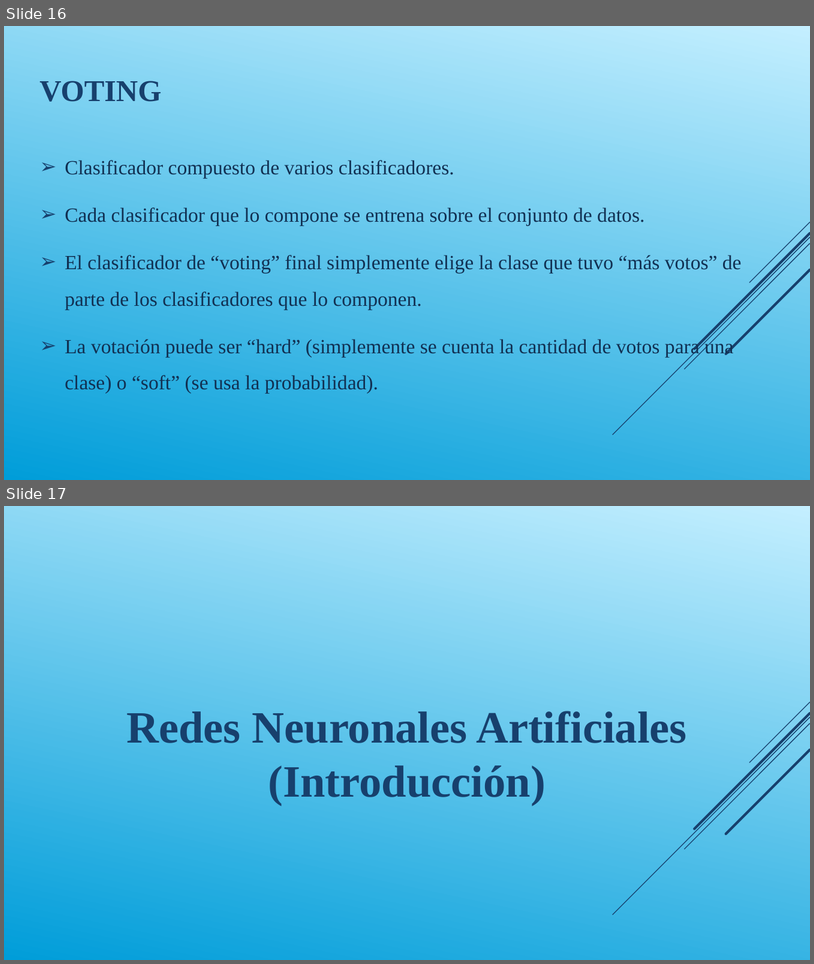
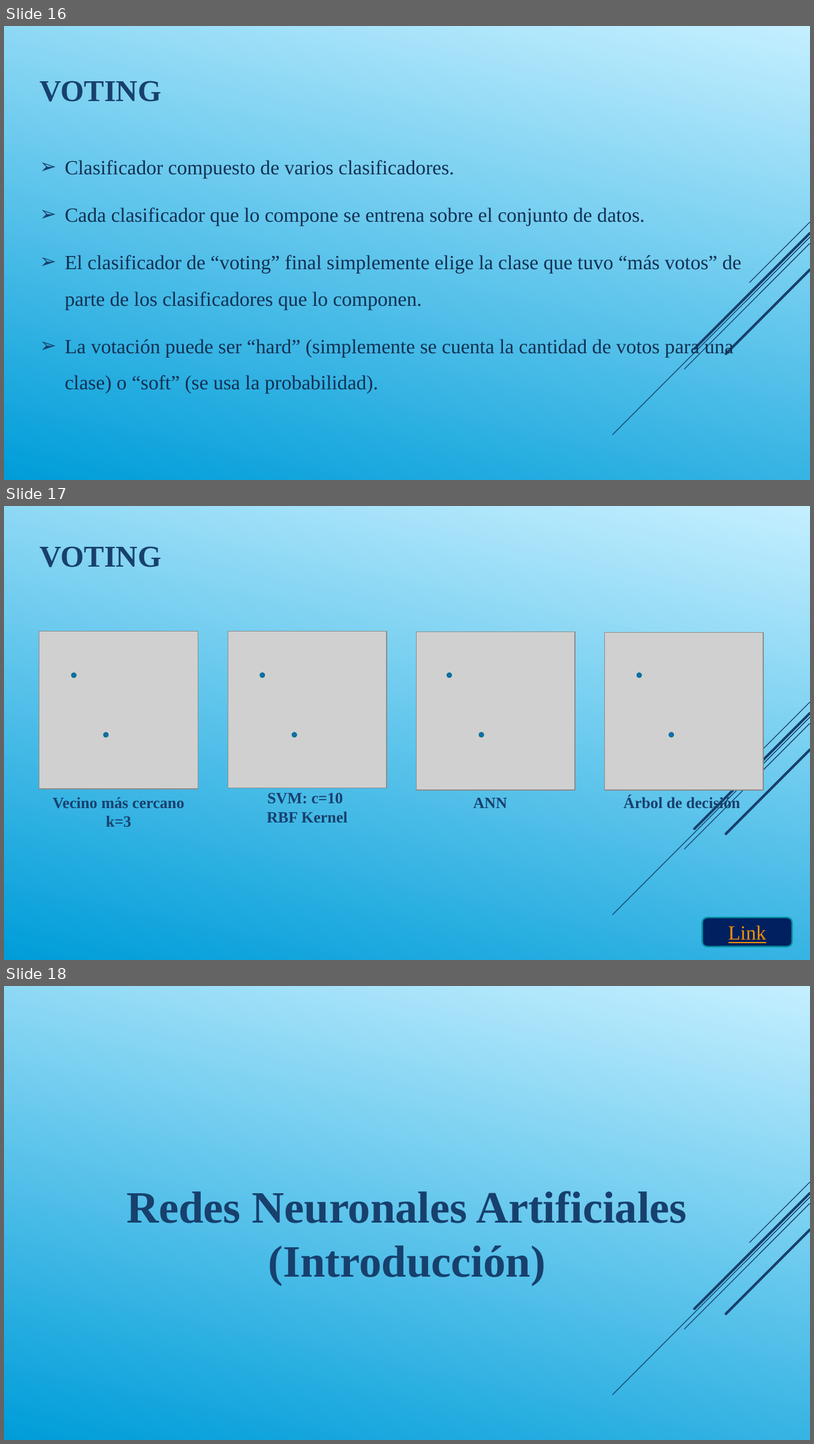
Before and after one commit to DiploDatos/AprendizajeSupervisado, a slide deck: Teórico/Aprendizaje Supervisado - Clase III.ppsx. Shown one above the other, each under a label of ours: slides 16 and 17 before the commit, slides 16, 17 and 18 after it. The pictures are 814x964 and 814x1444 pixels, drawn with LibreOffice and Linux fonts; fonts in the diff are those of the drawing; grey boxes stand for pictures. Boxes give left, top, right and bottom in pixels: in the first picture for what was removed or moved away, otherwise in the second. Text is boxed around its words. In the diff, an @@ line names an element or a change of style, - is before the commit and + after.

```diff
--- a/Teórico/Aprendizaje Supervisado - Clase III.ppsx
+++ b/Teórico/Aprendizaje Supervisado - Clase III.ppsx
@@ slide 17 added at (4,506,810,960), background gradient #C4EFFF to #009DD9; not listed: 5 template elements that a slide beside it also shows @@
@@ title added at (39,546,161,567), 27 pt, text #17406D, bold @@
+VOTING
@@ picture added at (39,631,198,789) @@
@@ picture added at (228,631,387,787) @@
@@ picture added at (417,632,576,790) @@
@@ picture added at (605,633,764,790) @@
@@ group added at (72,673,642,677): 4 ellipses @@
@@ group added at (104,733,674,736): 4 ellipses @@
@@ text added at (267,792,348,822), 14 pt, text #17406D, bold @@
+SVM: c=10
+RBF Kernel
@@ text added at (53,797,185,826), 14 pt, text #17406D, bold @@
+Vecino más cercano
+k=3
@@ text added at (473,798,507,808), 14 pt, text #17406D, bold @@
+ANN
@@ text added at (624,795,741,811), 14 pt, text #17406D, bold @@
+Árbol de decisión
@@ rounded rectangle added at (702,917,792,946), fill #002060, outline #0094A1 1.25 pt, 18 pt, text #F49100, underline @@
+Link
@@ what was slide 17 is now slide 18 @@
```
Also in this commit, not shown: 3 slides changed, 4 other slides added, 3 other files.
